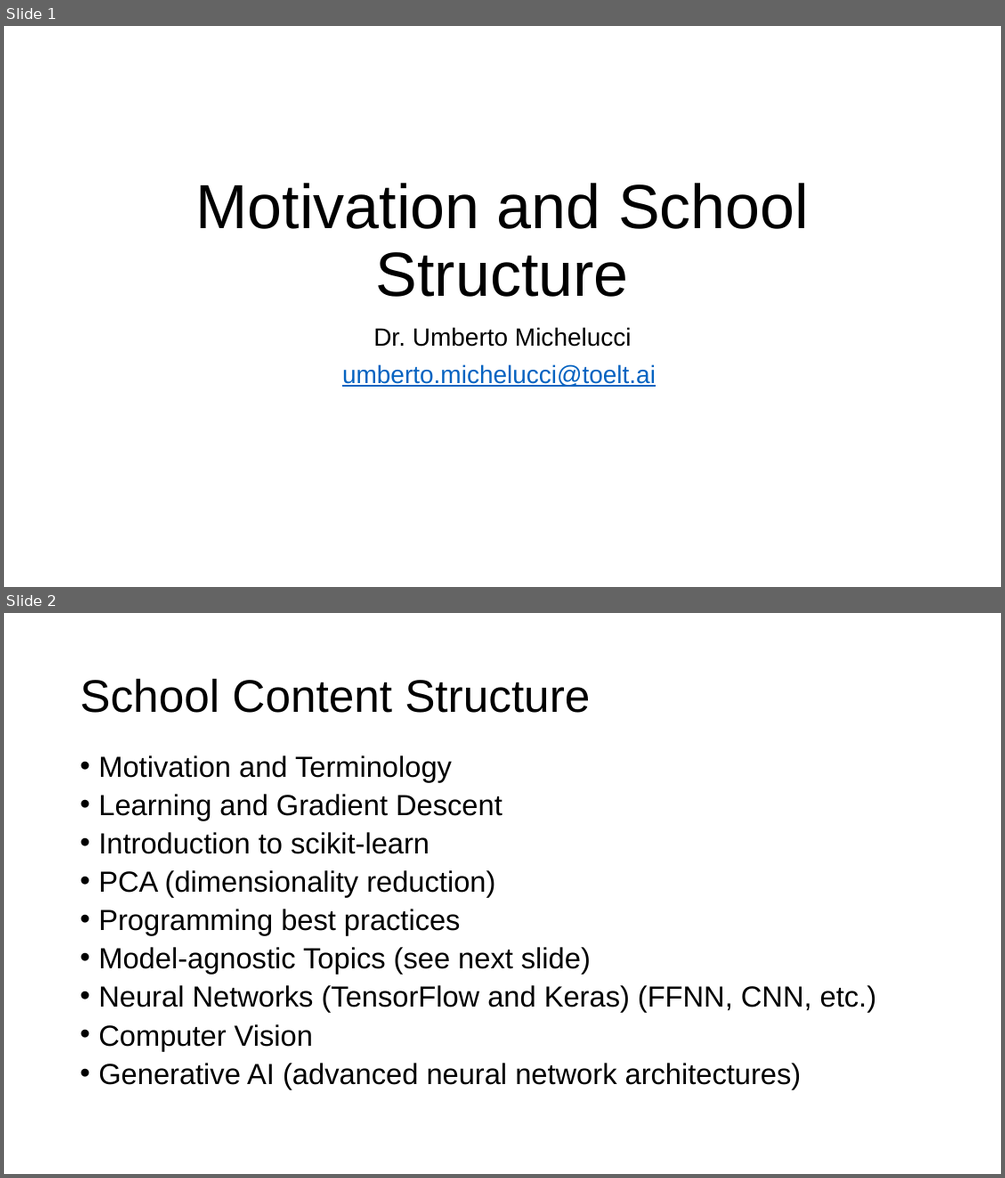
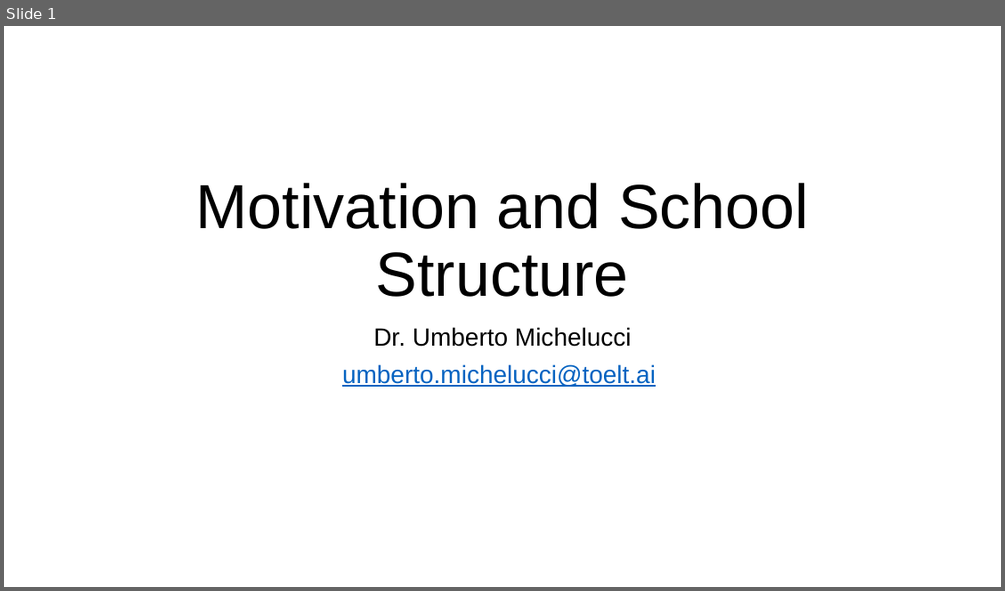
Before and after one commit to toelt-llc/MACHINE-LEARNING-SCHOOL-INAF, a slide deck: DAY1/_00 - Motivation/motivation.pptx. Shown one above the other, each under a label of ours: slides 1 and 2 before the commit, slide 1 after it. The pictures are 1005x1178 and 1005x591 pixels, drawn with LibreOffice and Linux fonts; fonts in the diff are those of the drawing. Boxes give left, top, right and bottom in pixels: in the first picture for what was removed or moved away, otherwise in the second. Text is boxed around its words. In the diff, an @@ line names an element or a change of style, - is before the commit and + after.

```diff
--- a/DAY1/_00 - Motivation/motivation.pptx
+++ b/DAY1/_00 - Motivation/motivation.pptx
@@ slide 2 removed at (4, 613, 1001, 1174), background #FFFFFF @@
@@ title removed at (80, 678, 590, 713) @@
-School Content Structure
@@ text removed at (98, 755, 876, 1088) @@
-• Motivation and Terminology
-• Learning and Gradient Descent
-• Introduction to scikit-learn
-• PCA (dimensionality reduction)
-• Programming best practices
-• Model-agnostic Topics (see next slide)
-• Neural Networks (TensorFlow and Keras) (FFNN, CNN, etc.)
-• Computer Vision
-• Generative AI (advanced neural network architectures)
```
Also in this commit, not shown: 2 slides added, 1 other slide removed, 1 other file.
